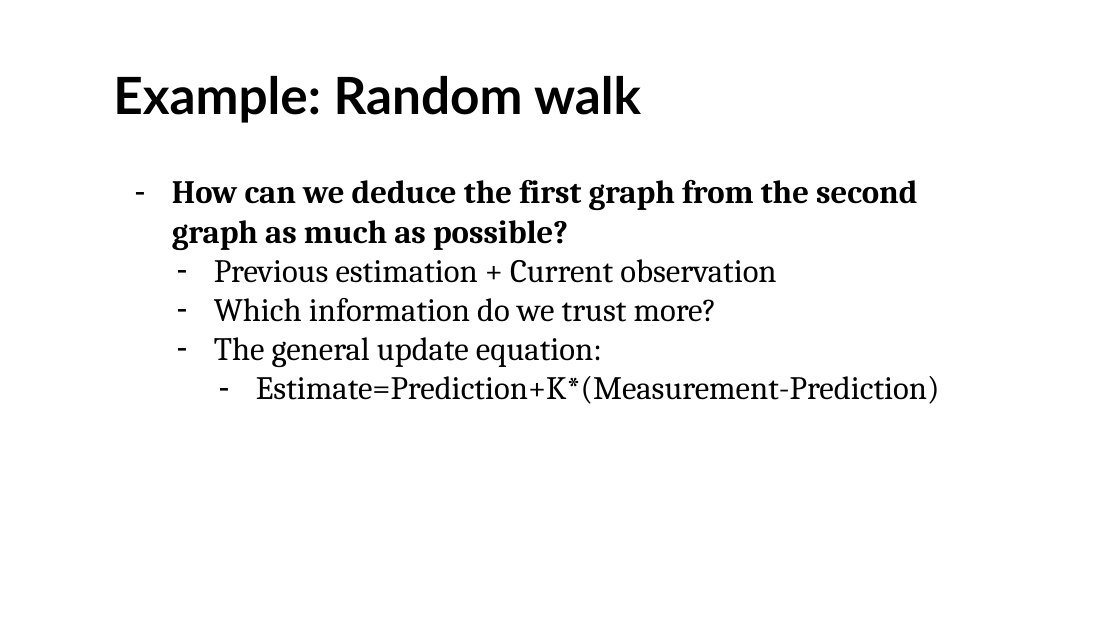
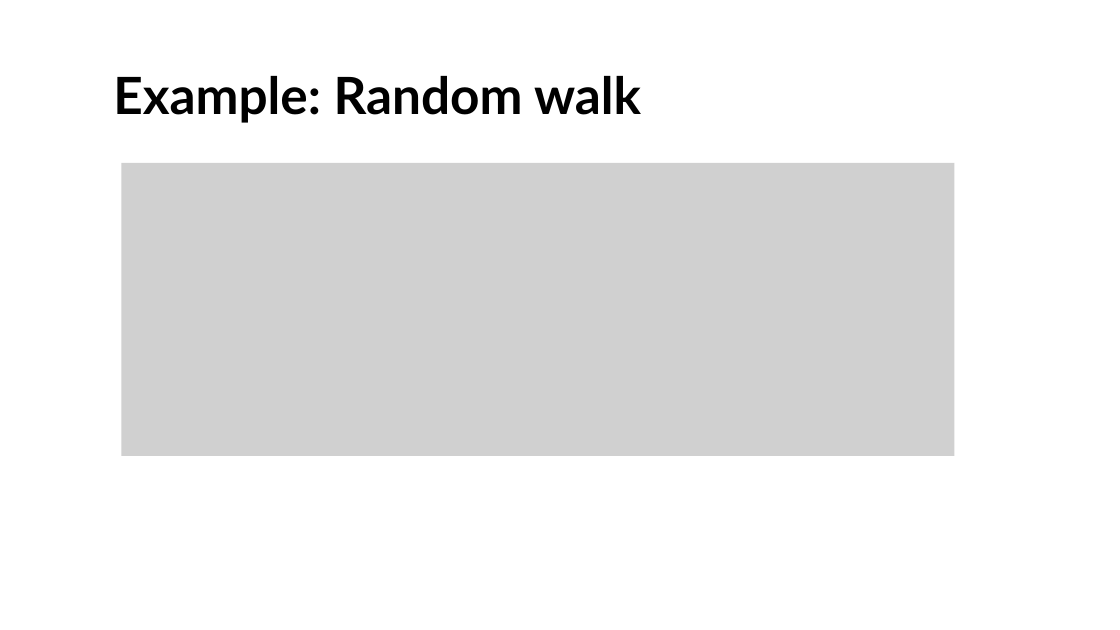
Before and after one commit to UOMDSS/workshops-2022-2023, a slide deck: slide 7 of semester-1/Week-4-Kalman-Filtering-Inverted-Pendulum/state space models and filtering.pptx. Drawn at 1120x630 pixels with LibreOffice and Linux fonts; fonts in the diff are those of the drawing; grey boxes stand for pictures; background and template pictures are left out. Boxes give left, top, right and bottom in pixels: in the first picture for what was removed or moved away, otherwise in the second. Text is boxed around its words. In the diff, an @@ line names an element or a change of style, - is before the commit and + after.

```diff
--- a/semester-1/Week-4-Kalman-Filtering-Inverted-Pendulum/state space models and filtering.pptx
+++ b/semester-1/Week-4-Kalman-Filtering-Inverted-Pendulum/state space models and filtering.pptx
@@ picture added at (122, 163, 955, 456) @@
@@ text removed at (172, 180, 940, 404) @@
-– How can we deduce the first graph from the second graph as much as possible?
-  – Previous estimation + Current observation
-  – Which information do we trust more?
-  – The general update equation:
-    – Estimate=Prediction+K*(Measurement-Prediction)
```
Also in this commit, not shown: 9 other slides changed, 2 slides added, 3 slides removed, 2 other files.
